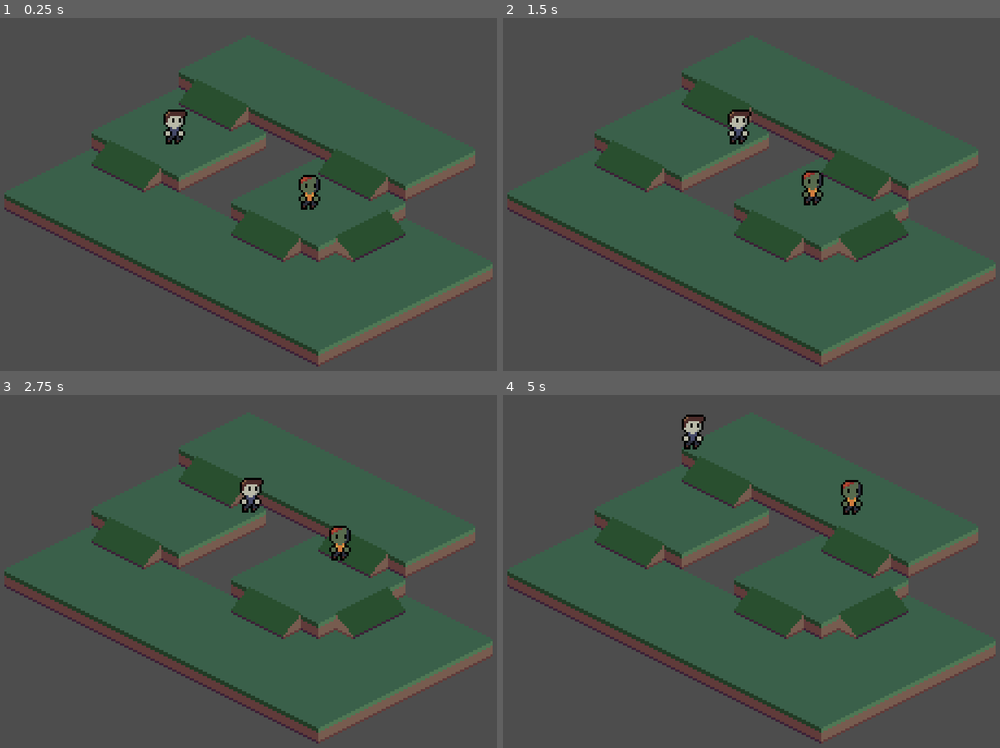
Above: before the commit, frames 1-4 (two rows, left to right).
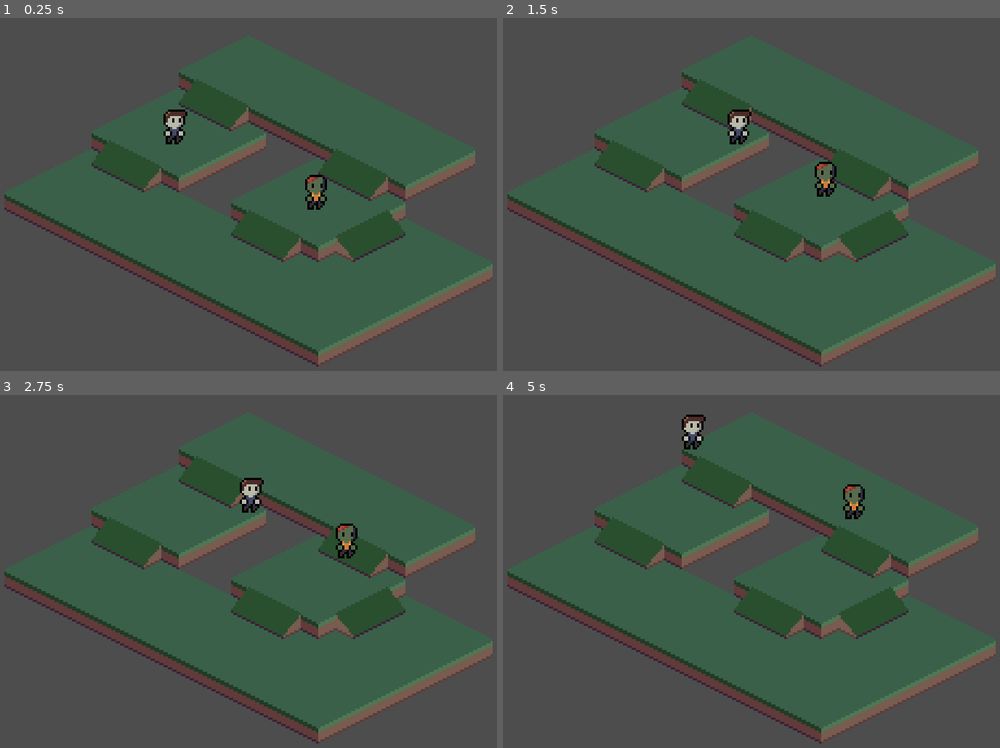
Above: after the commit, the same moments.

Repository: CARDinalCAWWW/Hunker-In-The-Bunker
Game: Godot game, scene res://PlayArea/play_area.tscn
Same seed, same stepped clock (60 frames per second), same inputs: the game is played once before the commit and once after it.
Inputs (mouse positions are in pixels of both pictures, inside the frame that each line leads up to):
- Up to frame 1 (0.25 s): no input
- Up to frame 2 (1.5 s): move the mouse to (870, 134) at 0.52 s; hold D (ui_right) 0.53-1.28 s; click (870, 134) at 0.6 s; tap Space (attack, bound only before the commit) at 0.8, 1.35 s; move the mouse to (637, 190) at 1.27 s; hold S (ui_down) from 1.28 s (still down)
- Up to frame 3 (2.75 s): click (134, 567) at 1.55 s; move the mouse to (303, 416) at 2.02 s; release S (ui_down) at 2.03 s; hold D (ui_right) from 2.03 s (still down); click (303, 416) at 2.1 s; tap Space (attack, bound only before the commit) at 2.3 s
- Up to frame 4 (5 s): move the mouse to (721, 649) at 2.77 s; release D (ui_right) at 2.78 s; hold W (ui_up) 2.78-3.53 s; tap Space (attack, bound only before the commit) at 2.85, 3.8, 4.35 s; click (721, 649) at 3.05 s; move the mouse to (915, 620) at 3.52 s; hold A (ui_left) from 3.53 s (still down); click (915, 620) at 3.6 s; move the mouse to (582, 455) at 4.27 s; click (582, 455) at 4.55 s

The runs differ from the first frame. In frame 1, 0.4% of the frame differs, in the area x 60-66%, y 44-55%; in frame 2, 0.6%, in the area x 60-68%, y 40-54%; in frame 3, 0.4%; in frame 4, 0.4%.

Commit message:
Player Can Die / Better Attack
Player has health as well as a blinking to show I-frames
Player can now attack outward from the player toward the mouse (attack using left click)

Diff:
--- a/hunker-in-the-bunker-game/PlayArea/play_area.tscn
+++ b/hunker-in-the-bunker-game/PlayArea/play_area.tscn
@@ -73,12 +73,11 @@
 [node name="Player" parent="." instance=ExtResource("2_88nlx")]
 z_index = 1
 position = Vector2(-33, -9)
-ATTACK_COOLDOWN = 0.011
 
 [node name="EnemyContainer" type="Node2D" parent="."]
 
-[node name="OG_Enemy" parent="EnemyContainer" instance=ExtResource("4_bdbf3")]
-position = Vector2(32, 22)
+[node name="Enemy" parent="EnemyContainer" instance=ExtResource("4_bdbf3")]
+position = Vector2(34, 22)
 
 [node name="NavigationRegion2D" type="NavigationRegion2D" parent="."]
 visible = false
--- a/hunker-in-the-bunker-game/Player/player.gd
+++ b/hunker-in-the-bunker-game/Player/player.gd
@@ -1,16 +1,26 @@
 extends CharacterBody2D
 
-@onready var hitbox: Area2D = $Hitbox
+@onready var hitbox_area: Area2D = $Hitbox
+@onready var hitbox_shape: CollisionShape2D = $Hitbox/CollisionShape2D
 @onready var attack_area: Area2D = $AttackArea
 @onready var attack_shape: CollisionShape2D = $AttackArea/CollisionShape2D
 
-@export var move_speed: float = 16.0
+@export var move_speed = 16.0
 @export var ATTACK_COOLDOWN = 0.5
+
+@export var attack_distance = 20.0
+
+@export var player_health = 5
+@export var IFRAME_TIME = 4.0
+
 var can_attack := true
+var is_invincible := false
+var attack_area_origin := Vector2.ZERO
 
 func _ready():
 	attack_area.body_entered.connect(_on_attack_area_body_entered)
-	hitbox.body_entered.connect(_on_hitbox_body_entered)
+	hitbox_area.body_entered.connect(_on_hitbox_body_entered)
+	attack_area_origin = attack_area.position
 
 func _physics_process(delta: float) -> void:
 	var direction := Input.get_vector("ui_left", "ui_right", "ui_up", "ui_down")
@@ -26,13 +36,17 @@
 
 func _on_hitbox_body_entered(body):
 	if body.is_in_group("enemy"):
-		die() # Play die func from bodies in area
+		take_damage()
+		if player_health <= 0:
+			die()
+		else:
+			return
 	else:
 		return
 
 func _on_attack_area_body_entered(body):
 	if body.is_in_group("enemy"):
-		body.stun() # Play die func from bodies in area
+		body.stun() # Play stun func from bodies in area
 	else:
 		return
 
@@ -40,12 +54,44 @@
 	can_attack = false
 	attack_shape.disabled = false # Enable area hitbox
 
+	var mouse_pos = get_local_mouse_position()
+	var attack_dir = mouse_pos.normalized()
+	var attack_target = attack_area_origin + attack_dir * attack_distance
+
+	attack_area.position = attack_target
+
 	await get_tree().create_timer(0.15).timeout # Hitbox active window
 	attack_shape.disabled = true # Disable area hitbox
+	attack_area.position = attack_area_origin
 
 	await get_tree().create_timer(ATTACK_COOLDOWN).timeout
 	can_attack = true
 
+func blink():
+	var blink_count = int(IFRAME_TIME / 0.5)  # Blink every 0.5s for the duration
+	for i in blink_count + 4:
+		modulate.a = 0.2  # Nearly invisible
+		await get_tree().create_timer(0.1).timeout
+		modulate.a = 1.0  # Fully visible
+		await get_tree().create_timer(0.1).timeout
+
+func take_damage():
+	if is_invincible:
+		return
+	print("Owch")
+
+	player_health -= 1
+	is_invincible = true
+	blink()
+	await get_tree().create_timer(IFRAME_TIME).timeout
+	is_invincible = false
+
+	# Toggle hitbox to avoid enemy hugging player
+	hitbox_shape.disabled = true
+	hitbox_shape.disabled = false
+
+	modulate.a = 1.0
+
 func die():
 	print("IM DED")
-	pass
+	queue_free()
--- a/hunker-in-the-bunker-game/Player/player.tscn
+++ b/hunker-in-the-bunker-game/Player/player.tscn
@@ -7,11 +7,10 @@
 radius = 2.0
 
 [sub_resource type="CapsuleShape2D" id="CapsuleShape2D_4ntmi"]
-radius = 4.0
-height = 16.0
+radius = 3.0
+height = 12.0
 
-[sub_resource type="CircleShape2D" id="CircleShape2D_gwnis"]
-radius = 19.026299
+[sub_resource type="CircleShape2D" id="CircleShape2D_4ntmi"]
 
 [node name="Player" type="CharacterBody2D" groups=["player"]]
 collision_layer = 3
@@ -20,6 +19,8 @@
 script = ExtResource("1_4ntmi")
 move_speed = 50.0
 ATTACK_COOLDOWN = 2.0
+attack_distance = 13.0
+IFRAME_TIME = 2.0
 
 [node name="CollisionShape2D" type="CollisionShape2D" parent="."]
 shape = SubResource("CircleShape2D_hvfyp")
@@ -37,7 +38,7 @@
 [node name="CollisionShape2D" type="CollisionShape2D" parent="Hitbox"]
 light_mask = 2
 visibility_layer = 2
-position = Vector2(0, -7)
+position = Vector2(0, -4)
 shape = SubResource("CapsuleShape2D_4ntmi")
 
 [node name="AttackArea" type="Area2D" parent="."]
@@ -46,5 +47,5 @@
 
 [node name="CollisionShape2D" type="CollisionShape2D" parent="AttackArea"]
 position = Vector2(0, -7)
-shape = SubResource("CircleShape2D_gwnis")
+shape = SubResource("CircleShape2D_4ntmi")
 disabled = true
--- a/hunker-in-the-bunker-game/project.godot
+++ b/hunker-in-the-bunker-game/project.godot
@@ -58,7 +58,7 @@
 }
 attack={
 "deadzone": 0.2,
-"events": [Object(InputEventKey,"resource_local_to_scene":false,"resource_name":"","device":-1,"window_id":0,"alt_pressed":false,"shift_pressed":false,"ctrl_pressed":false,"meta_pressed":false,"pressed":false,"keycode":0,"physical_keycode":32,"key_label":0,"unicode":32,"location":0,"echo":false,"script":null)
+"events": [Object(InputEventMouseButton,"resource_local_to_scene":false,"resource_name":"","device":-1,"window_id":0,"alt_pressed":false,"shift_pressed":false,"ctrl_pressed":false,"meta_pressed":false,"button_mask":0,"position":Vector2(0, 0),"global_position":Vector2(0, 0),"factor":1.0,"button_index":1,"canceled":false,"pressed":false,"double_click":false,"script":null)
 ]
 }
 
